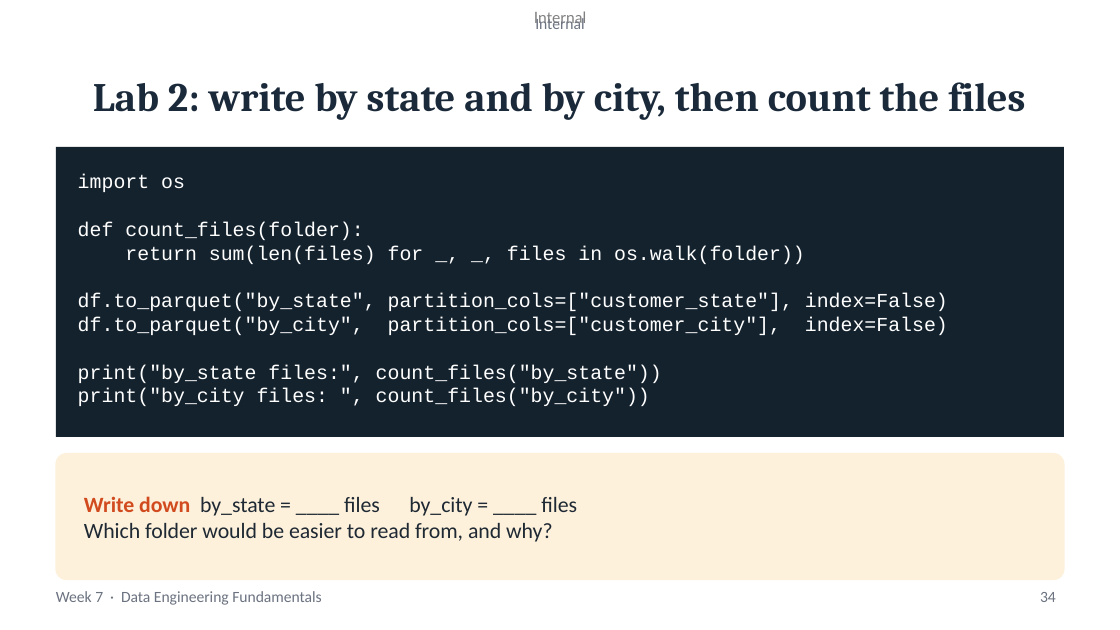
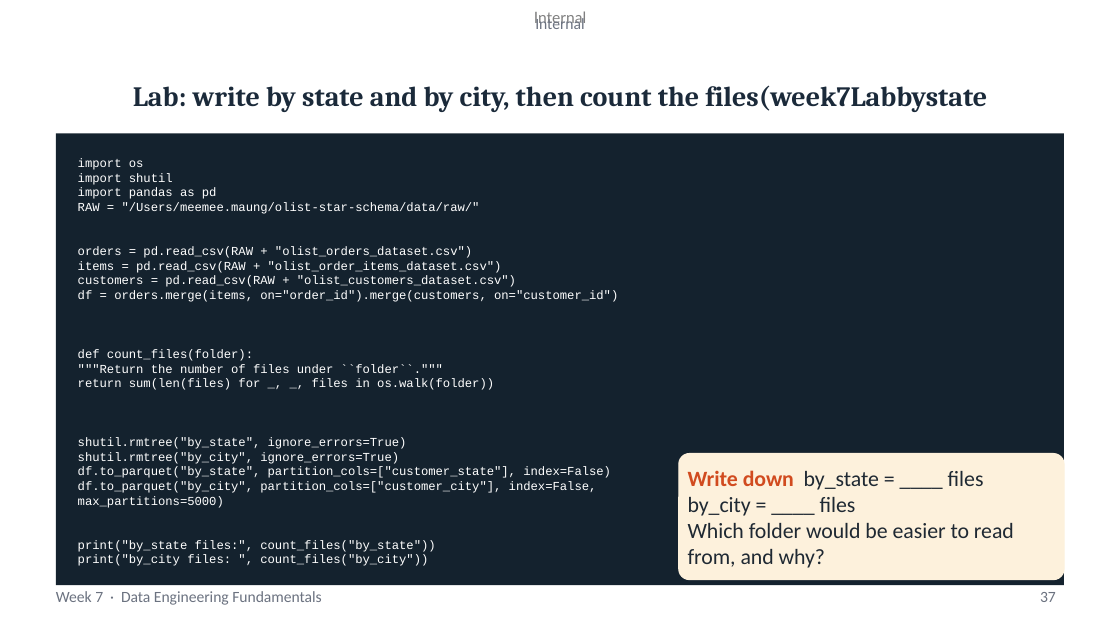
Before and after one commit to joejoe192/olist-de-capstone, a slide deck: slide 37 of week7_day_1_file_formats_and_working_at_scale.pptx (slide 34 before the commit). Drawn at 1120x630 pixels with LibreOffice and Linux fonts; fonts in the diff are those of the drawing. Boxes give left, top, right and bottom in pixels: in the first picture for what was removed or moved away, otherwise in the second. Text is boxed around its words. In the diff, an @@ line names an element or a change of style, - is before the commit and + after.

```diff
--- a/week7_day_1_file_formats_and_working_at_scale.pptx
+++ b/week7_day_1_file_formats_and_working_at_scale.pptx
@@ title at [133,85,987,112]: text changed; size 34.7 to 24 pt @@
-Lab 2: write by state and by city, then count the files
+Lab: write by state and by city, then count the files(week7Labbystate
@@ rectangle "import os": place and size @@
-rectangle "import os" at [56,147,1065,437]
+rectangle "import os" at [56,134,1065,586]
@@ text in rectangle at [78,173,618,302]: paragraphs added @@
+import shutil
+import pandas as pd
+RAW = "/Users/meemee.maung/olist-star-schema/data/raw/"
+orders = pd.read_csv(RAW + "olist_orders_dataset.csv")
+items = pd.read_csv(RAW + "olist_order_items_dataset.csv")
+customers = pd.read_csv(RAW + "olist_customers_dataset.csv")
+df = orders.merge(items, on="order_id").merge(customers, on="customer_id")
@@ text in rectangle at [78,158,611,566]: size 17 to 10.5 pt in "import os", "def count_files(folder):", "return sum(len(files) for _, _, files in ...", "df.to_parquet("by_state", partition_cols=["customer_state"], ..." and 2 more places @@
@@ text in rectangle at [78,364,443,373]: paragraph added @@
+"""Return the number of files under ``folder``."""
@@ text in rectangle at [78,437,407,464]: paragraphs added @@
+shutil.rmtree("by_state", ignore_errors=True)
+shutil.rmtree("by_city", ignore_errors=True)
@@ rounded rectangle: place and size @@
-rounded rectangle at [56,454,1065,580]
+rounded rectangle at [679,454,1065,580]
@@ text "Write down by_state = ____ ..." rewrapped from [84,496,577,542] to [688,470,1014,568] @@
@@ text in rectangle at [78,481,597,508]: text changed; size 17 to 10.5 pt @@
-df.to_parquet("by_city", partition_cols=["customer_city"], index=False)
+df.to_parquet("by_city", partition_cols=["customer_city"], index=False,
+max_partitions=5000)
@@ page number at [1040,592,1056,602]: text changed @@
-34
+37
```
Also in this commit, not shown: 6 other slides changed, 3 slides added.
